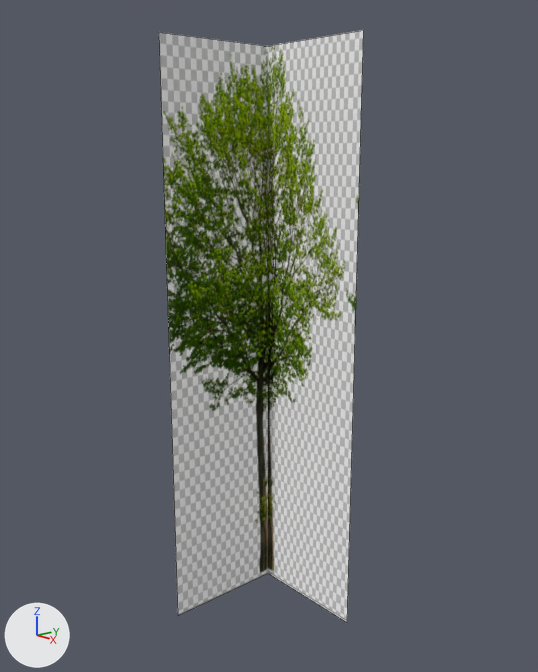
A saved change to the Blender file Blenderprojekt/1. Models/MS-Baum.blend.
Camera for both pictures: a camera (50 mm lens) standing at (4.68, -4.06, 4.42) and looking at (0.01, 0.0, 2.93). Every picture has the same lights, and +X, +Y and +Z are marked at lower left. Mesh edges are drawn as thin lines.
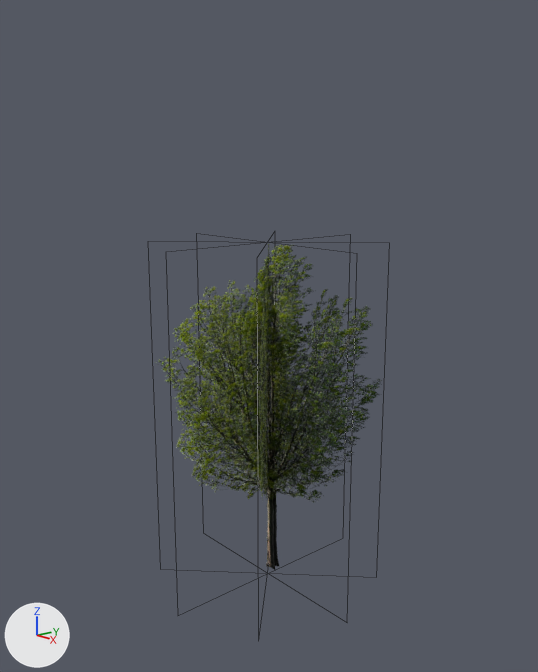
The newer file is also rescaled (x1.5), turned or shifted as a whole; pictures and numbers use the older file's frame.

Edits to the bpy script that builds the scene:
```text
Add img_baum03_png:
    img_baum03_png = load_image('baum03.png', '../2. Texturen/baum03.png', 1024, 1024, 'sRGB')
Change mat_material_001:
    add n2 = _N.new('ShaderNodeTexImage'); n2.name = 'Image Texture'
    add n2.image = img_baum03_png
    add n3 = _N.new('ShaderNodeTexCoord'); n3.name = 'Texture Coordinate'
    add n4 = _N.new('ShaderNodeBsdfTransparent'); n4.name = 'Transparent BSDF'
    add n5 = _N.new('ShaderNodeMixShader'); n5.name = 'Mix Shader'
    where n1 = _N.new('ShaderNodeBsdfDiffuse'); n1.name = 'Diffuse BSDF'
    where n0 = _N.new('ShaderNodeOutputMaterial'); n0.name = 'Material Output'
    remove n2 = _N.new('ShaderNodeTexImage'); n2.name = 'Image Texture'
    remove n2.image = img_baum_png
    remove _L.new(n1.outputs[0], n0.inputs[0])  # 'BSDF' to 'Surface'
    add _L.new(n1.outputs[0], n5.inputs[2])  # 'BSDF' to 'Shader'
    add _L.new(n5.outputs[0], n0.inputs[0])  # 'Shader' to 'Surface'
    add _L.new(n4.outputs[0], n5.inputs[1])  # 'BSDF' to 'Shader'
    add _L.new(n2.outputs[1], n5.inputs[0])  # 'Alpha' to 'Factor'
    add _L.new(n3.outputs[2], n2.inputs[0])  # 'UV' to 'Vector'
Change mat_material_003:
    remove n1 = _N.new('ShaderNodeBsdfDiffuse'); n1.name = 'Diffuse BSDF'
    where n2 = _N.new('ShaderNodeTexImage'); n2.name = 'Image Texture'
    n2.image: img_baum_png -> img_baum03_png
    add n1 = _N.new('ShaderNodeBsdfDiffuse'); n1.name = 'Diffuse BSDF'
Change me_plane_001:
    where me_plane_001.from_pydata(...)  # 4 vertices, 1 face; spans x -1.0..1.0, y -1.0..1.0, z 0.0
    used by ob_plane_001; location = (0.0, 0.0, 2.97); rotation_euler = (0.0, 1.571, 0.0), in degrees (0, 90, 0); scale = (2.29, 1.0, 1.0)
    me_plane_001 part 1: texture (UV) coordinates of 1 of 1 face, centred in x 0.0, y 0.0, z 0.0, changed; they spanned u 0.18..0.18, v 0.0..1.0 and now span u 0.0..0.0, v 0.0..1.0
Change me_plane:
    where me_plane.from_pydata(...)  # 4 vertices, 1 face; spans x -1.0..1.0, y -1.0..1.0, z 0.0
    used by ob_plane; location = (0.0, 0.0, 2.97); rotation_euler = (1.571, 0.0, 0.0), in degrees (90, 0, 0); scale = (1.0, 2.29, 1.0)
    me_plane part 2: texture (UV) coordinates of 1 of 1 face, centred in x 0.0, y 0.0, z 0.0, changed; they spanned u 0.04..1.06, v 0.0..0.99 and now span u 0.0..0.99, v 0.0..0.99
Add me_plane_002:
    me_plane_002.from_pydata(...)  # 4 vertices, 1 face; spans x -1.0..1.0, y -1.0..1.0, z 0.0
    me_plane_002.materials.append(mat_material_003)
Change ob_plane_001:
    ob_plane_001.location: (0.0, 0.0, 2.97) -> (0.0, 0.0, 2.2)
    ob_plane_001.scale: (2.29, 1.0, 1.0) -> (1.53, 1.0, 1.0)
Change ob_plane:
    ob_plane.location: (0.0, 0.0, 2.97) -> (0.0, 0.0, 2.2)
    ob_plane.scale: (1.0, 2.29, 1.0) -> (1.0, 1.53, 0.667)
Add ob_plane_002:
    ob_plane_002 = bpy.data.objects.new('Plane.002', me_plane_002)
    ob_plane_002.location = (0.0, 0.0, 2.2)
    ob_plane_002.rotation_euler = (1.571, 0.0, 0.785)  # degrees (90, 0, 45)
    ob_plane_002.scale = (1.0, 1.53, 0.667)
Add ob_plane_003:
    ob_plane_003 = bpy.data.objects.new('Plane.003', me_plane_002.copy())
    ob_plane_003.location = (0.0, 0.0, 2.2)
    ob_plane_003.rotation_euler = (1.571, 0.0, 2.356)  # degrees (90, 0, 135)
    ob_plane_003.scale = (1.0, 1.53, 0.667)
```

What differs and where, as boxes (x1, y1, x2, y2) in the pictures (538 x 672 px):
'Plane.001', surface changed, moved, rescaled: before (159, 32, 268, 616); after (172, 248, 346, 567)
'Plane', surface changed, moved, rescaled (grey to green): before (268, 30, 364, 623); after (205, 246, 351, 570)
'Plane.002', added: after (155, 245, 382, 566)
'Plane.003', added: after (258, 244, 274, 499)
